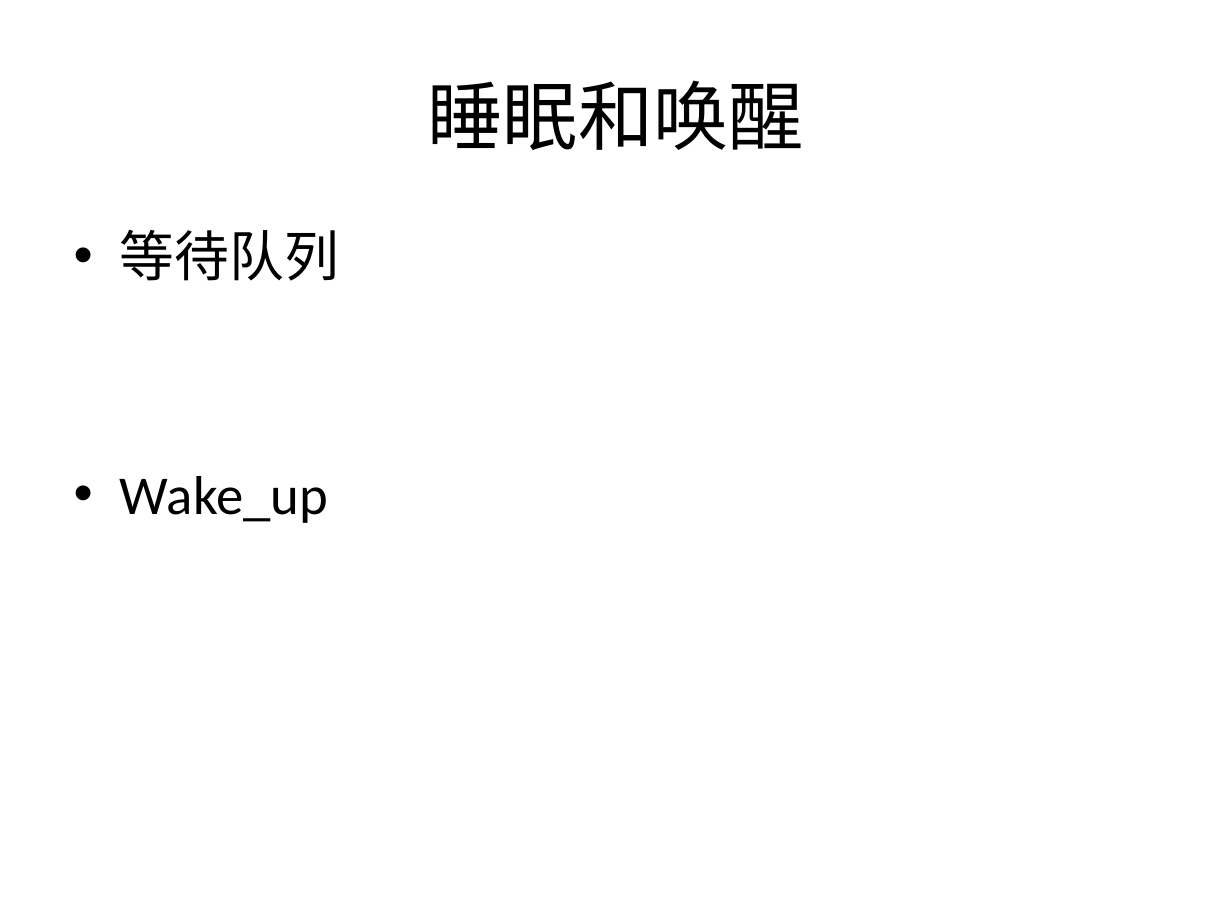
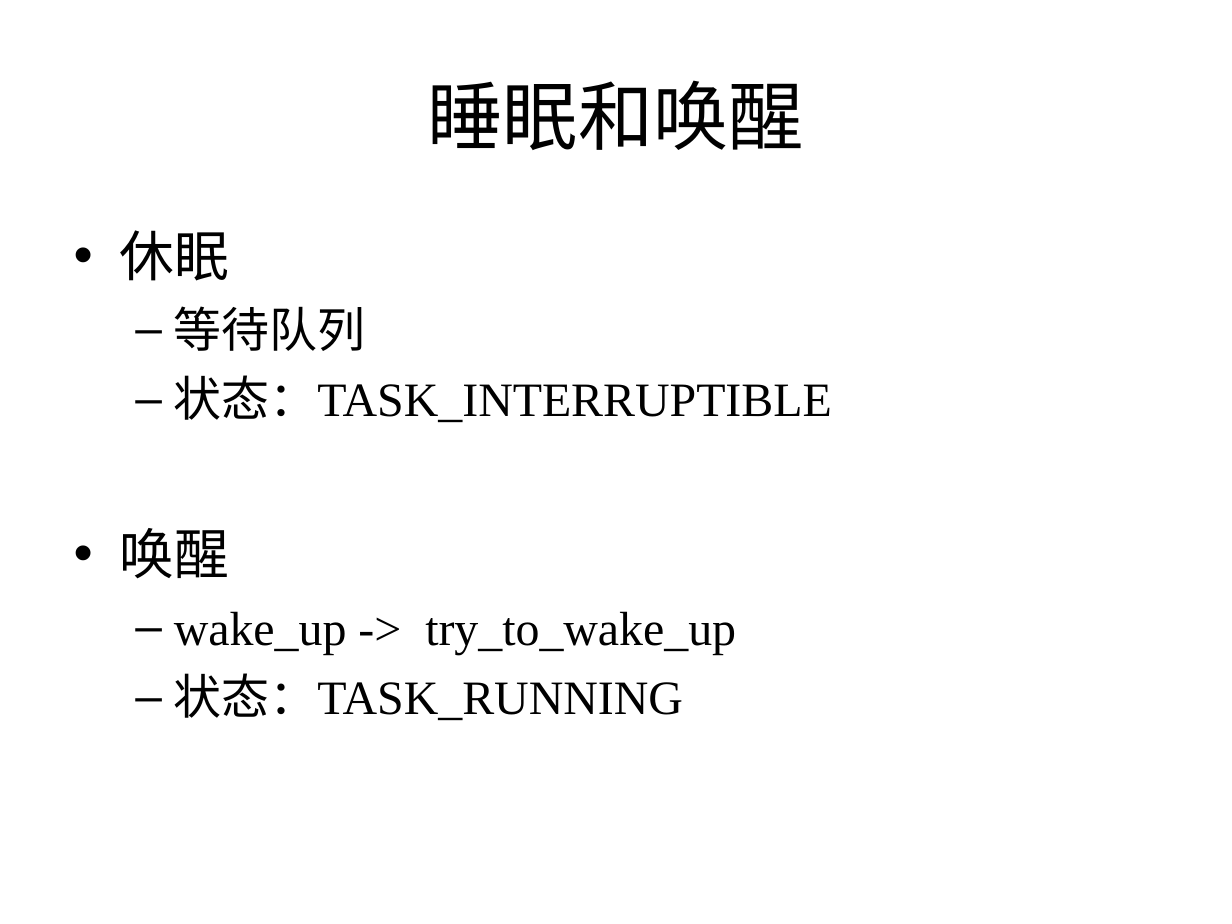
Before and after one commit to Winddoing/embedded_linux_notes, a slide deck: slide 35 of doc/进程调度/进程调度.ppt (slide 43 before the commit). Drawn at 1232x924 pixels with LibreOffice and Linux fonts; fonts in the diff are those of the drawing. Boxes give left, top, right and bottom in pixels: in the first picture for what was removed or moved away, otherwise in the second. Text is boxed around its words. In the diff, an @@ line names an element or a change of style, - is before the commit and + after.

```diff
--- a/doc/进程调度/进程调度.ppt
+++ b/doc/进程调度/进程调度.ppt
@@ text at <box>120,230,230,281</box>: paragraph added @@
+• 休眠
@@ text at <box>174,306,365,351</box>: size 32 to 28 pt, font Calibri to Times New Roman in "等待队列"; bullet • to –; list level 1 to 2 in "等待队列" @@
@@ text at <box>120,375,832,721</box>: text changed; size 32 to 28 pt; font Calibri to Times New Roman @@
-• Wake_up
+  – 状态：TASK_INTERRUPTIBLE
+• 唤醒
+  – wake_up -> try_to_wake_up
+  – 状态：TASK_RUNNING
```
Also in this commit, not shown: 5 other slides changed, 3 slides added, 11 slides removed, 2 other files.
